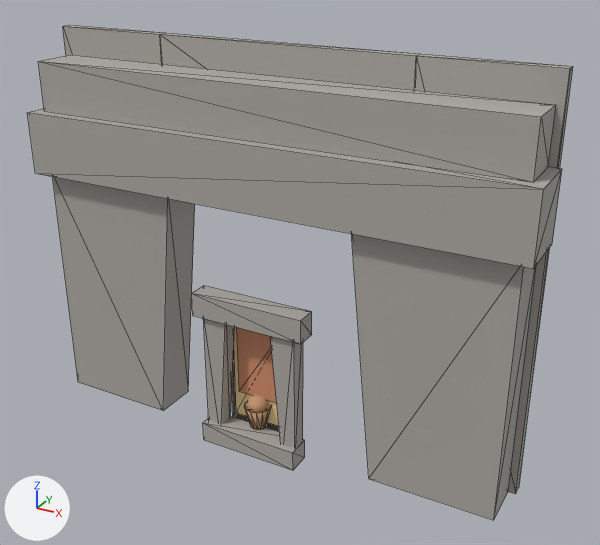
Renders of the glTF model assets/models/inca.glb from each side of a commit.
The view is the same before and after, from a camera (50 mm lens) standing at (5.41, -8.62, 7.17) and looking at (0.45, 0.4, 2.66). Every picture has the same lights, and +X, +Y and +Z are marked at lower left. The first picture is the older version. Mesh edges are drawn as thin lines on the coarser meshes. Where no turn or scale is listed for an object, it has been applied to the vertices. Vertices at exactly the same position are counted once.

The first picture shows 'Stone_backHdr', 'Stone_backL', 'Stone_backR', 'Stone_course', 'Stone_jambL', 'Stone_jambR', 'Stone_lintel', 'Stone_nicheL', 'Stone_nicheLintel', 'Stone_nicheR', 'Stone_nicheSill', 'Textile_runner' and 4 more.
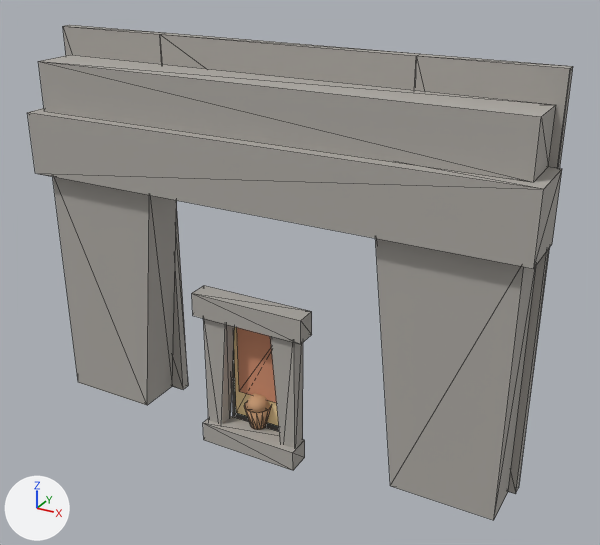
Where the change shows, as pixel boxes (x1, y1, x2, y2) in the pictures (600 x 545 px; the box of a moved part takes in the faces that stretch with it):
'Stone_jambR', reshaped (13% narrower): before (351, 234, 536, 520); after (375, 238, 536, 520)
'Stone_jambL', reshaped (13% narrower): before (53, 177, 195, 411); after (53, 177, 177, 405)
part 2 of me_stone_jambr, moved or reshaped: before (351, 234, 522, 488); after (375, 238, 522, 488)

The change, as a diff of the scene's bpy script:
```diff
--- a/assets/models/inca.glb.py
+++ b/assets/models/inca.glb.py
@@ me_stone_jambl @@
 # used by ob_stone_jambl; location = (0.0, 0.0, 0.0)
 # before: 0 (-1.75, 0.0, 0.0) at pixel (163, 410), 3 (-1.38, 0.0, 3.6), 4 (-1.75, 0.65, 0.0) at pixel (188, 391), 7 (-1.38, 0.65, 3.6)
-me_stone_jambl.from_pydata(...)  # 8 vertices, 12 faces; spans x -3.5..-1.38, y 0.0..0.65, z 0.0..3.6
+me_stone_jambl.from_pydata(...)  # 8 vertices, 12 faces; spans x -3.5..-1.7, y 0.0..0.65, z 0.0..3.6
+# me_stone_jambl part 1
+for i in [0, 3, 4, 7]: me_stone_jambl.vertices[i].co += Vector((-0.32, 0.0, 0.0))
 me_stone_jambl.materials.append(mat_stone)
@@ me_stone_jambr @@
 # used by ob_stone_jambr; location = (0.0, 0.0, 0.0)
 # before: 0 (1.75, 0.0, 0.0) at pixel (368, 478), 3 (1.38, 0.0, 3.6), 4 (1.75, 0.65, 0.0), 7 (1.38, 0.65, 3.6)
-me_stone_jambr.from_pydata(...)  # 8 vertices, 12 faces; spans x 1.38..3.5, y 0.0..0.65, z 0.0..3.6
+me_stone_jambr.from_pydata(...)  # 8 vertices, 12 faces; spans x 1.7..3.5, y 0.0..0.65, z 0.0..3.6
+# me_stone_jambr part 2
+for i in [0, 3, 4, 7]: me_stone_jambr.vertices[i].co += Vector((0.32, 0.0, 0.0))
 me_stone_jambr.materials.append(mat_stone)
```
